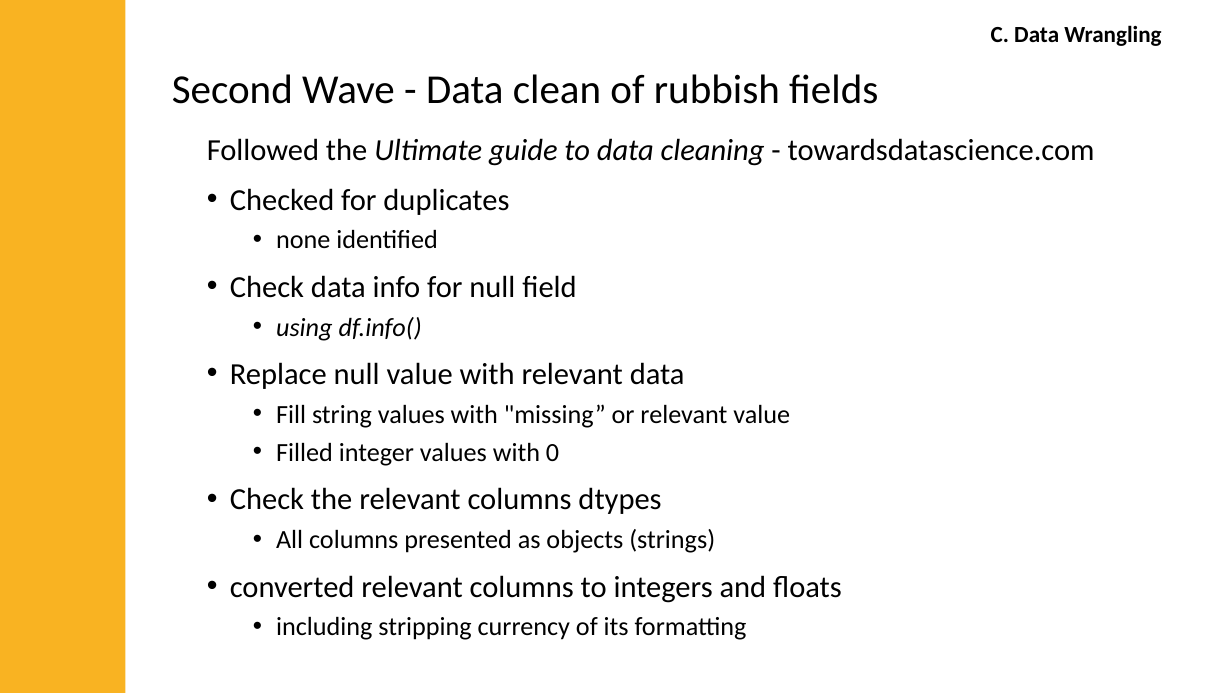
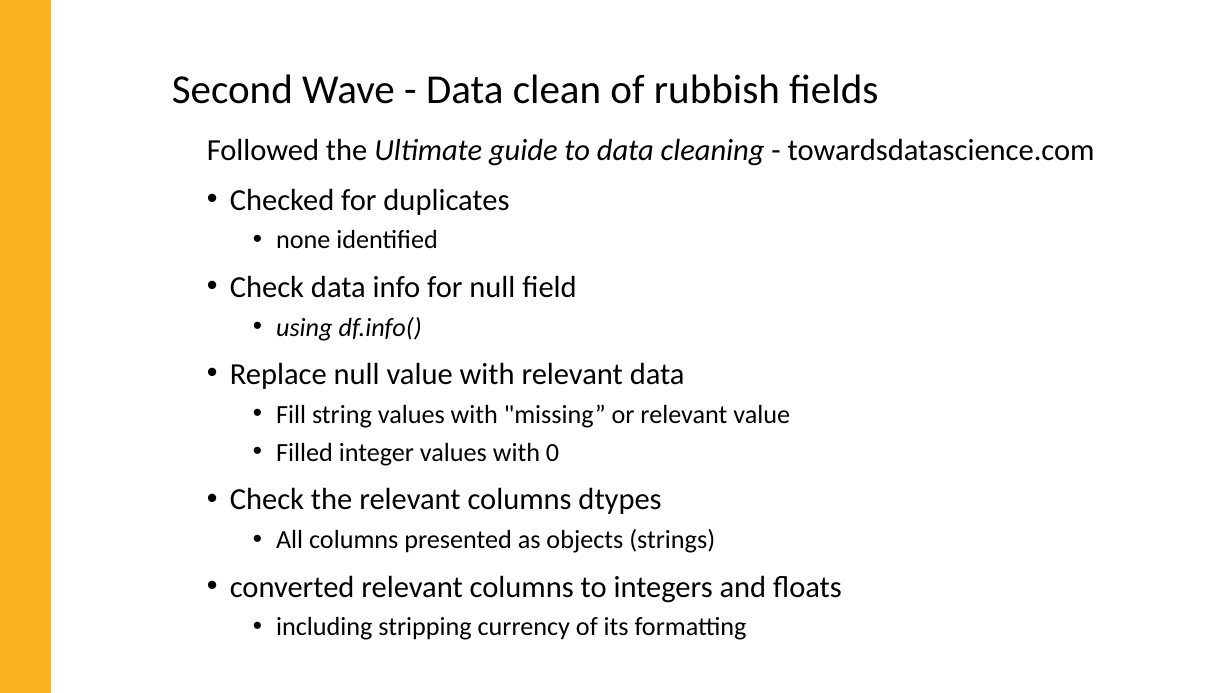
Before and after one commit to jMacProd/Project1, a slide deck: slide 8 of Presentation Slides/airbnbPresentationFinal.pptx (slide 5 before the commit). Drawn at 1232x693 pixels with LibreOffice and Linux fonts; fonts in the diff are those of the drawing. Boxes give left, top, right and bottom in pixels: in the first picture for what was removed or moved away, otherwise in the second. Text is boxed around its words. In the diff, an @@ line names an element or a change of style, - is before the commit and + after.

```diff
--- a/Presentation Slides/airbnbPresentationFinal.pptx
+++ b/Presentation Slides/airbnbPresentationFinal.pptx
@@ rectangle: place and size @@
-rectangle at <box>0,0,126,693</box>
+rectangle at <box>0,0,51,693</box>
@@ text removed at <box>991,25,1161,46</box> @@
-C. Data Wrangling
```
Also in this commit, not shown: 8 other slides changed, 17 slides added, 4 other files.
